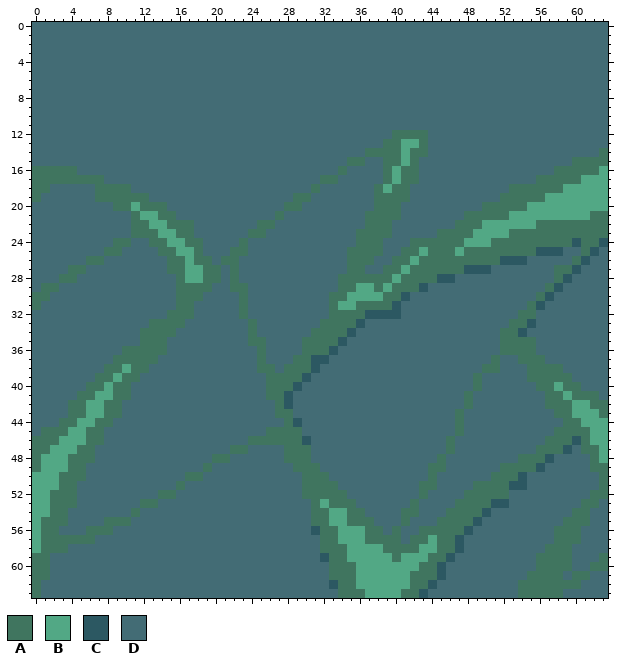
Pixel-art file -- Art/Raw Files/caveBG-0028.aseprite. Above is the file before it was changed.
64x64 pixels, 1 frame.
Palette (. is transparent): A #40755f  B #52a885  C #2c5862  D #436c75
After:
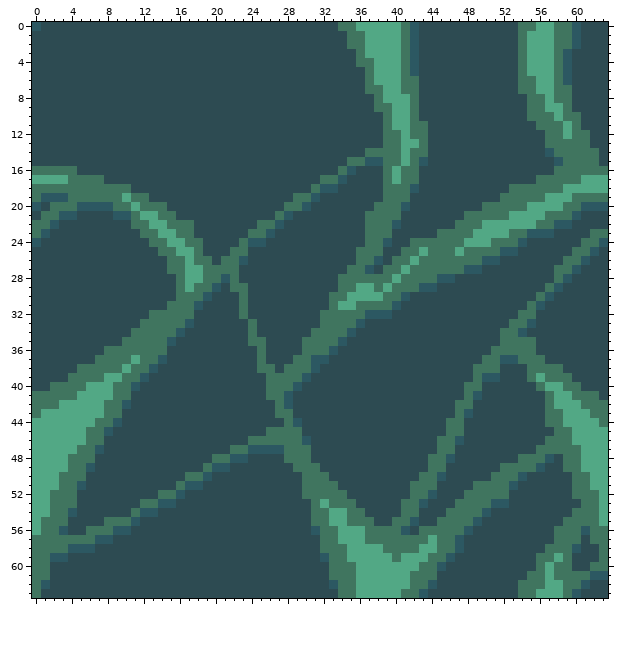
From old to new:
colour D: #436c75 -> #2d4b52
Changed rows in their new state; - is a pixel that keeps its letter.
first column x 0:
 0 C---------------------------------AABBBBBAC-----------AABBAAC---
 1 -----------------------------------AABBBBAC-----------ABBBAAC---
 2 -----------------------------------AABBBBAC-----------ABBBAAC---
 3 ------------------------------------ABBBBAC-----------ABBBAC----
 4 ------------------------------------AABBBAC-----------ABBBAC----
 5 -------------------------------------ABBBAC-----------ABBBAC----
 6 -------------------------------------ABBBAA-----------AABBAC----
 7 -------------------------------------AABBAA-----------AABBAA----
 8 --------------------------------------ABBBA------------AABAA----
 9 --------------------------------------AABBA------------AABBA----
10 ---------------------------------------ABBA------------AAABAA---
11 ---------------------------------------ABBAA------------AAABA---
12 ---------------------------------------A-B---------------AABAA--
13 ---------------------------------------------------------AAAAA--
14 ---------------------------------------------------------CAAAAAD
15 -------------------------------------CC----C--------------CA---D
16 -----------------------------------C---------------------------A
17 BBBB------------------------------C-----------------------------
18 --AAAAA-------------------------CC----DA--C---------------------
19 -CCCAAA---B--------------------C------D---------------------AAAA
20 C-AAACCCC---------------------C----------C-----------------AACCC
21 -AACC----CC-----------------C----------------------------AAACDDD
22 AAC------------------------C------------C-----------------CCDDDD
23 AC---------D--------------C---------D------------------CCCDDDD--
24 C--------DD-------------CC----------D--C--------------CDDDDDD---
25 --------DD-------------------------D----------------CCDDDDD-A---
26 ------DD---------------C-----------D--C-----------CCDDD----A----
27 ----DD---------------A---------------C------------D-------------
28 ---DD----------------C------------------------------------------
29 -DD--------------B--C-----------------------C-------------------
30 DD-----------------C--------------------------------------------
31 D--------------A--C---------------------------------------------
32 -------------AA-----------------A-------D-----------------------
33 ------------A----C----------------------------------------------
34 -----------A----C-----------------------------------------------
35 ----------AA---C------------------------------------------------
36 --------AA-----------------------------------------A------------
37 -------AA--B--C-----------------------------------A-CC----------
38 -----AAA-----C-----------------------------------A--------------
39 ----AAA-B---C-------------------------------------CC----B-------
40 --AAAABB---C------------------------------------A--------B------
41 AAAAABB------------------------------------------C--------B-----
42 AAABBB----C------------------------------------A----------BB-A--
43 ABBBBB------------------------------------------C--------A-B--A-
44 BBBBB----C------------------------------------A----------AABB--A
45 BBBB----C-------------------------------------A-------------BB--
46 BBB------------------------------------------A-C------------BB--
47 BB-----C----------------CCCC-----------------A-------------AABB-
48 B---------------------CC--------------------A-C------------AABB-
49 B-----C-------------CC-------------------------------------AABBB
50 -------------------C-----------------------A-C--------------AABB
51 -----C-----------CC-----------------------A-----------D-----AABB
52 ----------------C-------------------------A-C---------------AA-B
53 --------------CC-------------------------A-C-------------------B
54 ----C-------CC------------------------------------------------AB
55 -----------C----------------------------A-C-------------------AB
56 ---C-----CC----------------------------A-C-------------------CAA
57 A------CC--------------------------------A--------------------AA
58 A---CCC-----------------------------------------------------C--A
59 --CC------------------------------------------------------B-----
60 ---------------------------------------------------------B------
61 ---------------------------------------------D-----------B-A--CC
62 -C-------------------------------------------------------BB--C--
63 ------------------------------------B-------------------BBBAC---
Boxes around the changes in both pictures, in picture pixels (x1, y1, x2, y2):
changed: (32, 22, 608, 598)
